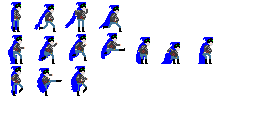
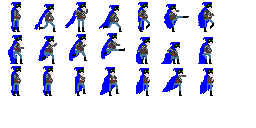
Layered file, before and after one edit (w=256, h=128). Changes by layer:
renamed "Layer 6" to "hornes_slaa7", painted on it over [11, 66, 214, 96]
added layer "Layer 4" above "hornes_hoppe7" over [138, 2, 215, 32]
